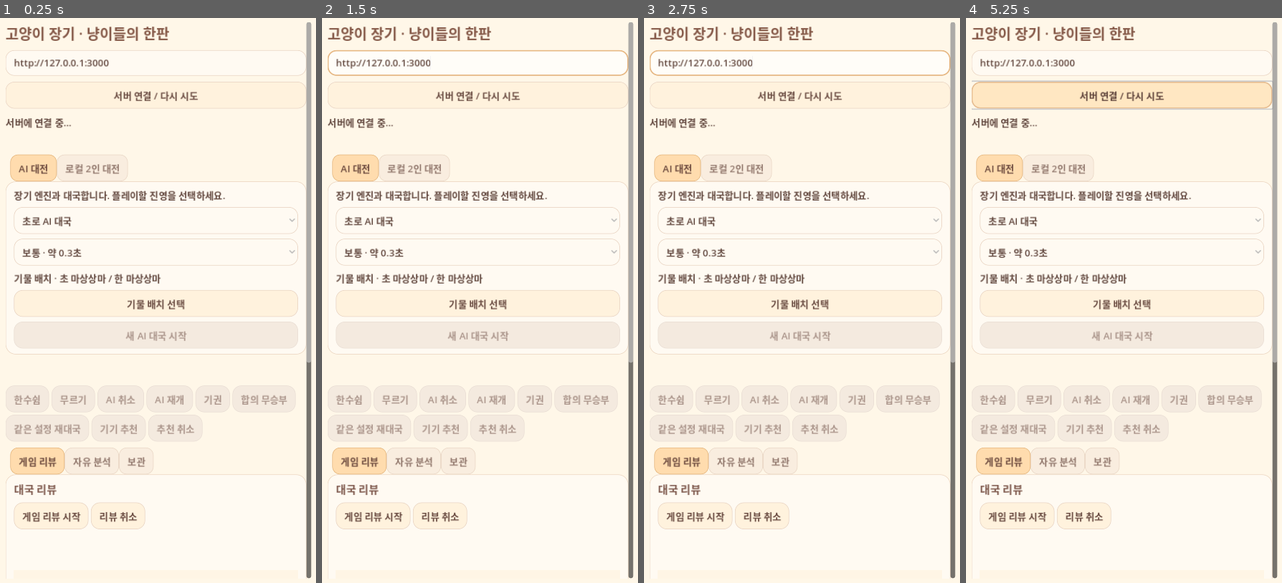
Above: before the commit, frames 1-4 (left to right).
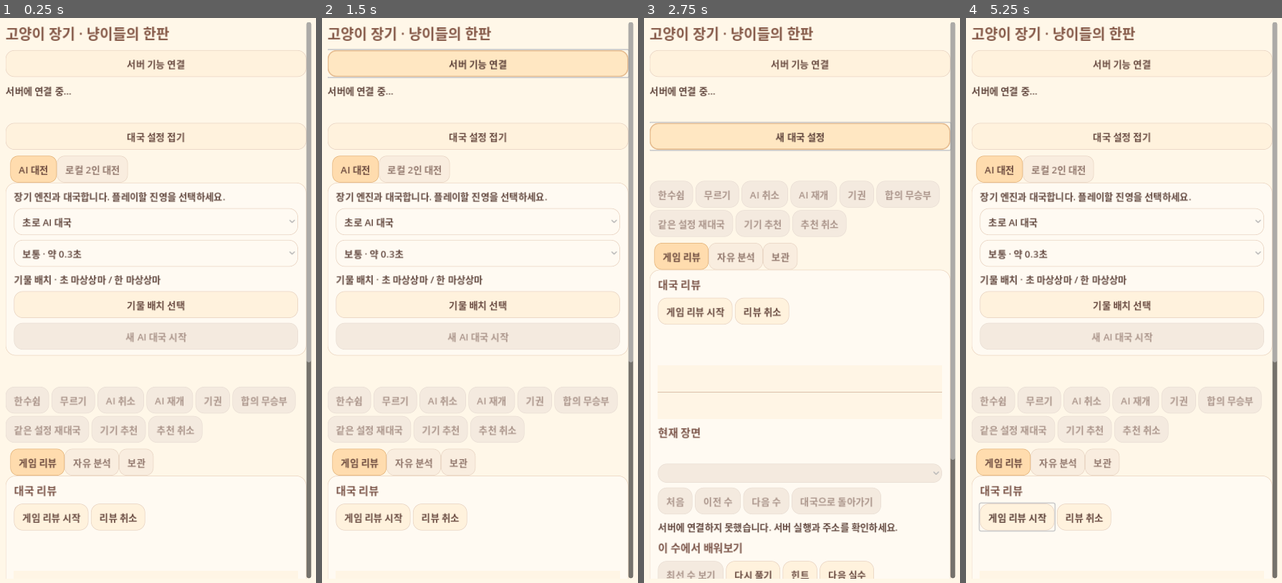
Above: after the commit, the same moments.

Repository: YU-Kangg/janggiAI
Game: Godot game, scene res://main.tscn
The game is run twice, just before and just after one commit, with the same random seed, the same clock (stepped at 60 frames per second) and the same inputs.
Inputs (mouse positions are in pixels of both pictures, inside the frame that each line leads up to):
- Up to frame 1 (0.25 s): no input
- Up to frame 2 (1.5 s): click (476, 63) at 0.5 s, where only the run after the commit has a clickable "서버 기능 연결"; click (476, 63) at 1.25 s, where only the run after the commit has a clickable "서버 설정 접기"
- Up to frame 3 (2.75 s): click (798, 136) at 2 s, where only the run after the commit has a clickable "대국 설정 접기"
- Up to frame 4 (5.25 s): click (1120, 136) at 2.75 s, where only the run after the commit has a clickable "새 대국 설정"; click "게임 리뷰 시작" at 3.5 s; click "게임 리뷰 시작" at 4.25 s; click (1120, 97) at 5 s, where only the run before the commit has a clickable "서버 연결 / 다시 시도"

The runs differ from the first frame. In frame 1, 6.5% of the frame differs, in the area x 1-99%, y 7-91%; in frame 2, 11%; in frame 3, 21%, in the area x 1-99%, y 5-100%; in frame 4, 11%.

Commit message:
fix(ui): 모바일 대국 화면 조작 정리

Diff:
--- a/godot/main.gd
+++ b/godot/main.gd
@@ -9,6 +9,8 @@
 var pending := false
 var api := HTTPRequest.new()
 var endpoint := LineEdit.new()
+var server_controls := VBoxContainer.new()
+var server_toggle := Button.new()
 var status := Label.new()
 var message := Label.new()
 var score_panel := Label.new()
@@ -25,6 +27,7 @@
 var han_name := LineEdit.new()
 var clock_panel := Label.new()
 var game_mode_tabs := TabContainer.new()
+var game_setup_toggle := Button.new()
 var ai_game_panel := VBoxContainer.new()
 var local_game_panel := VBoxContainer.new()
 var ai_setup_summary := Label.new()
@@ -130,6 +133,14 @@
 	label.add_theme_color_override("font_color", Color("7a5448"))
 	parent.add_child(label)
 
+func toggle_server_controls() -> void:
+	server_controls.visible = not server_controls.visible
+	server_toggle.text = "서버 설정 접기" if server_controls.visible else "서버 기능 연결"
+
+func toggle_game_setup() -> void:
+	game_mode_tabs.visible = not game_mode_tabs.visible
+	game_setup_toggle.text = "대국 설정 접기" if game_mode_tabs.visible else "새 대국 설정"
+
 func cream_box(background: Color, border := Color("ead6c5"), radius := 14, border_width := 1) -> StyleBoxFlat:
 	var box := StyleBoxFlat.new()
 	box.bg_color = background
@@ -209,11 +220,17 @@
 	for arg in OS.get_cmdline_user_args():
 		if arg.begins_with("--server="):
 			endpoint.text = arg.trim_prefix("--server=")
-	column.add_child(endpoint)
+	server_toggle.text = "서버 기능 연결"
+	server_toggle.pressed.connect(toggle_server_controls)
+	column.add_child(server_toggle)
+	server_controls.add_theme_constant_override("separation", 8)
+	server_controls.visible = false
+	column.add_child(server_controls)
+	server_controls.add_child(endpoint)
 	var connect_button := Button.new()
 	connect_button.text = "서버 연결 / 다시 시도"
 	connect_button.pressed.connect(func(): request_state())
-	column.add_child(connect_button)
+	server_controls.add_child(connect_button)
 	status.text = "서버에 연결 중…"
 	status.autowrap_mode = TextServer.AUTOWRAP_WORD_SMART
 	column.add_child(status)
@@ -222,6 +239,9 @@
 	evaluation_graph.ply_selected.connect(show_review)
 	review_summary.autowrap_mode = TextServer.AUTOWRAP_WORD_SMART
 	review_method_notice.autowrap_mode = TextServer.AUTOWRAP_WORD_SMART
+	game_setup_toggle.text = "대국 설정 접기"
+	game_setup_toggle.pressed.connect(toggle_game_setup)
+	column.add_child(game_setup_toggle)
 	game_mode_tabs.size_flags_horizontal = Control.SIZE_EXPAND_FILL
 	column.add_child(game_mode_tabs)
 	ai_game_panel.name = "AI 대전"
@@ -455,6 +475,7 @@
 	review_file_controls.add_child(review_import_button)
 	review_archive_workspace.add_child(review_file_controls)
 	new_game_dialog.confirmed.connect(confirm_new_game)
+	new_game_dialog.title = "새 대국 확인"
 	new_game_dialog.get_ok_button().text = "시작"
 	new_game_dialog.get_cancel_button().text = "취소"
 	add_child(new_game_dialog)
@@ -484,9 +505,15 @@
 	setup_dialog.add_child(setup_form)
 	add_child(setup_dialog)
 	resign_dialog.dialog_text = "현재 차례 진영이 기권할까요?"
+	resign_dialog.title = "기권 확인"
+	resign_dialog.get_ok_button().text = "기권"
+	resign_dialog.get_cancel_button().text = "취소"
 	resign_dialog.confirmed.connect(func(): act("resign", {"side": state.get("turn", "cho")}))
 	add_child(resign_dialog)
 	draw_dialog.dialog_text = "양쪽이 합의한 무승부로 대국을 종료할까요?"
+	draw_dialog.title = "무승부 확인"
+	draw_dialog.get_ok_button().text = "무승부"
+	draw_dialog.get_cancel_button().text = "취소"
 	draw_dialog.confirmed.connect(func(): act("draw"))
 	add_child(draw_dialog)
 	api.timeout = 8.0
@@ -528,6 +555,8 @@
 	if state.is_empty():
 		return
 	game_mode_tabs.current_tab = 1 if state.get("mode", "ai") == "local" else 0
+	game_mode_tabs.visible = false
+	game_setup_toggle.text = "새 대국 설정"
 	ai_difficulty.select(maxi(["quick", "normal", "strong"].find(str(state.get("aiLevel", "normal"))), 0))
 	selected_cho_setup = str(state.get("setup", {}).get("cho", "nbbn"))
 	selected_han_setup = str(state.get("setup", {}).get("han", "nbbn"))
@@ -732,6 +761,8 @@
 		else:
 			message.text = "로컬 대국을 시작했지만 기기에 저장할 수 없습니다."
 		render_board()
+		game_mode_tabs.visible = false
+		game_setup_toggle.text = "새 대국 설정"
 
 func sync_offline_clock() -> void:
 	if not offline_local or offline_time_control == null or state.is_empty() or state.outcome.over:
@@ -1787,12 +1818,18 @@
 			score_panel.text += " · 기기 고전평가 강제승패 %s" % str(variation_evaluation.cho)
 	for button in action_buttons:
 		button.disabled = not review.is_empty() or (pending and current_path != "game")
+	var local_mode: bool = self.state.get("mode", "") == "local"
+	action_buttons[1].visible = not self.state.outcome.over
+	action_buttons[3].visible = not local_mode
+	action_buttons[4].visible = not local_mode
 	action_buttons[1].disabled = action_buttons[1].disabled or ai_turn or state.outcome.over or state.inCheck
 	action_buttons[2].disabled = action_buttons[2].disabled or not state.canUndo
 	action_buttons[3].disabled = action_buttons[3].disabled or state.ai.status != "thinking"
 	action_buttons[4].disabled = action_buttons[4].disabled or not state.ai.status in ["paused", "error"]
 	device_recommend.disabled = local_match_active() or not variation.is_empty() or not device_engine.available() or device_engine.busy() or state.outcome.over or state.legalMoves.is_empty()
 	device_cancel.disabled = not variation.is_empty() or not device_engine.busy()
+	device_recommend.visible = not local_mode or not review.is_empty()
+	device_cancel.visible = not local_mode or not review.is_empty()
 	full_review_start.text = "기보 복기 시작" if offline_local else ("리뷰 다시 보기" if full_review.get("status", "") == "complete" else "게임 리뷰 시작")
 	full_review_start.disabled = local_match_active() or pending or self.state.moves.is_empty() or full_review.get("status", "") == "running"
 	full_review_cancel.disabled = pending or full_review.get("status", "") != "running"
@@ -1855,3 +1892,6 @@
 	resign_button.disabled = pending or not local_match_active()
 	draw_button.disabled = pending or not local_match_active()
 	rematch_button.disabled = pending or state.get("mode", "") != "local" or not state.outcome.over
+	resign_button.visible = local_match_active()
+	draw_button.visible = local_match_active()
+	rematch_button.visible = local_mode and self.state.outcome.over
--- a/godot/smoke.gd
+++ b/godot/smoke.gd
@@ -22,6 +22,13 @@
 	await wait_idle()
 	check(not app.state.is_empty(), "initial HTTP connection")
 	check(app.page_scroll.vertical_scroll_mode == ScrollContainer.SCROLL_MODE_AUTO, "mobile page vertical scrolling")
+	check(not app.server_controls.visible and not app.game_mode_tabs.visible, "secondary setup controls collapsed during play")
+	app.toggle_server_controls()
+	check(app.server_controls.visible and app.server_toggle.text == "서버 설정 접기", "server controls expandable")
+	app.toggle_server_controls()
+	app.toggle_game_setup()
+	check(app.game_mode_tabs.visible and app.game_setup_toggle.text == "대국 설정 접기", "new game setup expandable")
+	app.toggle_game_setup()
 	check(app.squares.size() == 90, "90 board squares")
 	check(app.review_tabs.get_tab_count() == 3, "review controls grouped into three workflow tabs")
 	check(app.review_tabs.get_tab_title(0) == "게임 리뷰" and app.review_tabs.get_tab_title(1) == "자유 분석" and app.review_tabs.get_tab_title(2) == "보관", "review workflow tab labels")
@@ -29,6 +36,7 @@
 	check(app.variation_start.get_parent() == app.review_analysis_controls and app.review_export_button.get_parent() == app.review_file_controls, "analysis and file actions separated")
 	check(app.full_review_start.text == "게임 리뷰 시작" and app.review_analysis_button.text == "최선 수 보기" and app.retry_button.text == "다시 풀기", "guided review action labels")
 	check(app.game_mode_tabs.get_tab_count() == 2 and app.game_mode_tabs.get_tab_title(0) == "AI 대전" and app.game_mode_tabs.get_tab_title(1) == "로컬 2인 대전", "AI and local match setup separated")
+	check(app.new_game_dialog.title == "새 대국 확인" and app.new_game_dialog.get_ok_button().text == "시작" and app.new_game_dialog.get_cancel_button().text == "취소", "new game confirmation localized")
 	check(app.side.get_parent() == app.ai_game_panel and app.ai_difficulty.get_parent() == app.ai_game_panel and app.cho_name.get_parent() == app.local_game_panel and app.time_control.get_parent() == app.local_game_panel, "mode-specific controls grouped")
 	check(app.cho_setup.get_parent().get_parent() == app.setup_dialog and app.han_setup.get_parent().get_parent() == app.setup_dialog, "piece setup controls moved to modal")
 	check(not app.device_engine.available() and app.device_recommend.disabled, "desktop fallback without Android engine")
@@ -245,6 +253,7 @@
 	check(app.state.mode == "local" and app.state.setup.cho == "bnnb" and app.state.setup.han == "nbnb" and app.state.players.cho == "춘향", "local match setup")
 	check(app.state.clock.enabled and app.state.clock.initialMs == 600000 and app.state.clock.incrementMs == 5000, "local match clock setup")
 	check(app.local_match_active() and app.history.disabled and app.device_recommend.disabled and app.full_review_start.disabled, "local match analysis lock")
+	check(app.resign_button.visible and app.draw_button.visible and not app.action_buttons[3].visible and not app.device_recommend.visible, "local match actions only")
 	app.squares["a4"].pressed.emit()
 	app.squares["b4"].pressed.emit()
 	await wait_idle()
@@ -253,6 +262,7 @@
 	await wait_idle()
 	check(app.state.outcome.over and app.state.outcome.winner == "cho" and app.state.outcome.reason == "기권", "local resignation")
 	check(not app.rematch_button.disabled and app.status.text.contains("춘향(초) 승리"), "local rematch and winner status")
+	check(app.rematch_button.visible and not app.resign_button.visible, "local end actions")
 	app.pending_new_mode = "local"
 	app.confirm_new_game()
 	await wait_idle()
Not shown, changed: DEVICE_TEST_CHECKLIST.md
Not shown, changed: PROGRESS.md
